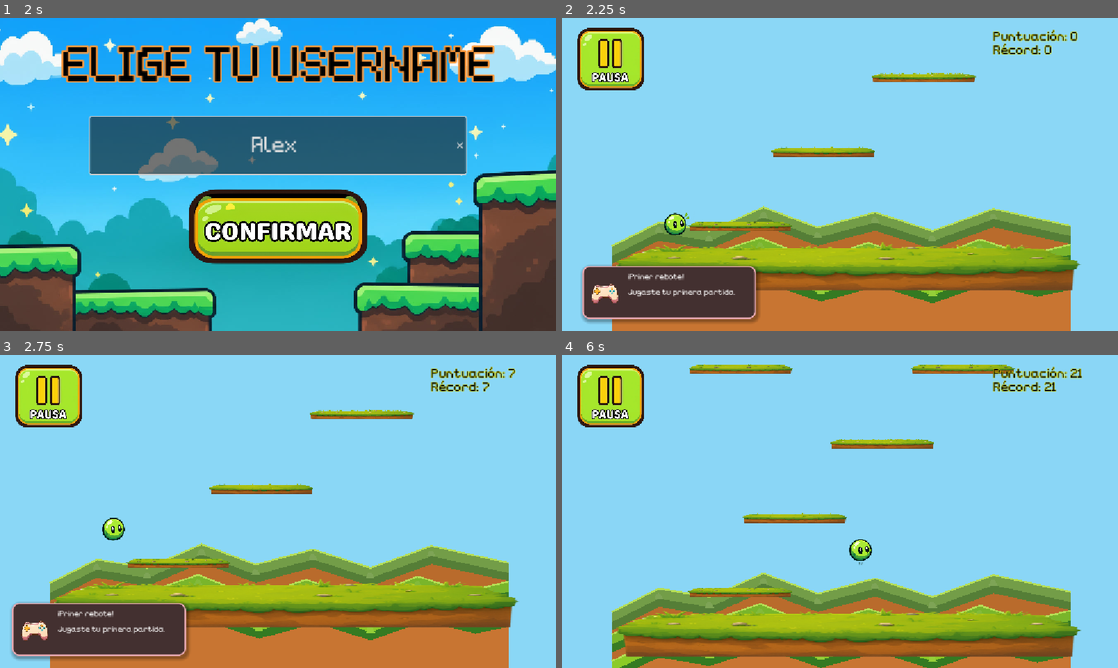
Above: before the commit, frames 1-4 (two rows, left to right).
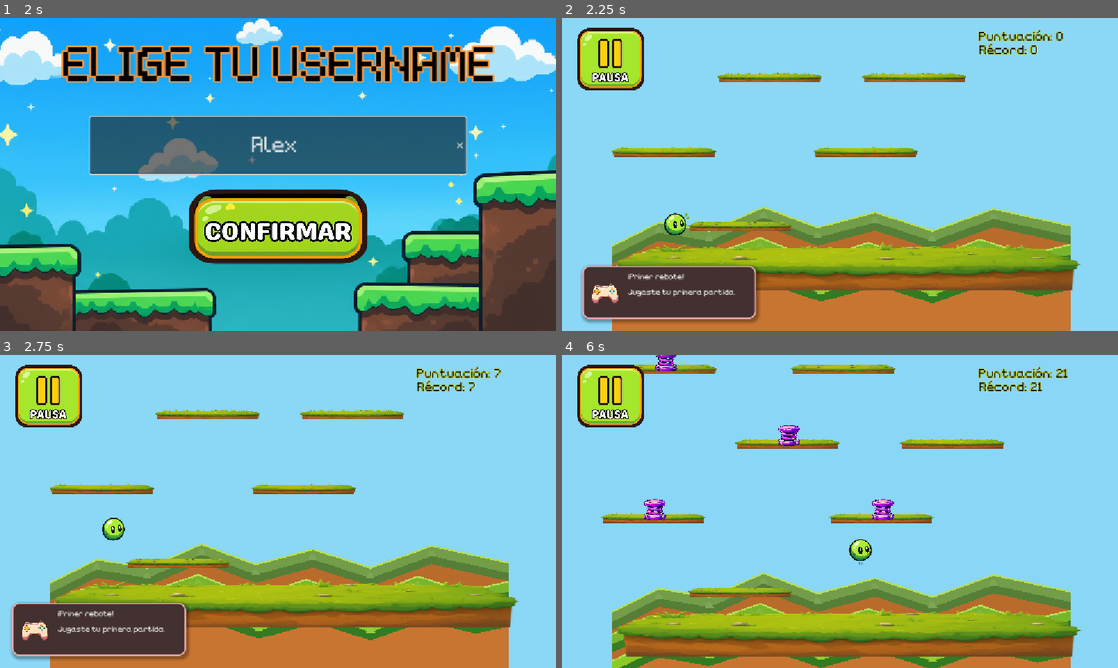
Above: after the commit, the same moments.

Repository: Miranda-511/Bounce-Up-
Game: Godot game, scene res://escenas/menu.tscn
The game is run twice, just before and just after one commit, with the same random seed, the same clock (stepped at 60 frames per second) and the same inputs.
Inputs (mouse positions are in pixels of both pictures, inside the frame that each line leads up to):
- Up to frame 1 (2 s): click (278, 187) at 0.5 s; click (278, 146) at 1.27 s; type "Alex" at 1.35 s
- Up to frame 2 (2.25 s): click (840, 227) at 2 s
- Up to frame 3 (2.75 s): no input
- Up to frame 4 (6 s): click (612, 395) at 2.75 s; click (684, 395) at 3.5 s; click (840, 524) at 4.25 s; hold Right (ui_right) from 5.03 s (still down)

Frame 1 is identical in both runs. In frame 2, 2.5% of the frame differs, in the area x 9-93%, y 3-45%; in frame 3, 2.5%; in frame 4, 5.8%, in the area x 7-94%, y 0-54%.

Commit message:
cambio de proporciones con main corregido y otros cambios

Diff:
--- a/escenas/alien.tscn
+++ b/escenas/alien.tscn
@@ -7,14 +7,14 @@
 radius = 95.566734
 
 [node name="Alien" type="Area2D" unique_id=387026917]
-position = Vector2(572, 334)
 scale = Vector2(0.52999663, 0.5476038)
 script = ExtResource("1_ryjbn")
 
 [node name="Sprite2D" type="Sprite2D" parent="." unique_id=1175185483]
-position = Vector2(0, -1)
+position = Vector2(334.8839, 604.09894)
 scale = Vector2(0.65635854, 0.63794386)
 texture = ExtResource("1_hl1ab")
 
 [node name="CollisionShape2D" type="CollisionShape2D" parent="." unique_id=1679191459]
+position = Vector2(334.88397, 604.0987)
 shape = SubResource("CircleShape2D_5txut")
--- a/escenas/gameover.tscn
+++ b/escenas/gameover.tscn
@@ -126,9 +126,9 @@
 anchors_preset = -1
 anchor_left = 0.5
 anchor_right = 0.5
-offset_left = -304.0
+offset_left = -250.0
 offset_top = 369.5894
-offset_right = 304.0
+offset_right = 250.0
 offset_bottom = 446.37952
 text = "Récord: 0"
 label_settings = SubResource("LabelSettings_ewdes")
--- a/escenas/main.tscn
+++ b/escenas/main.tscn
@@ -39,38 +39,35 @@
 [node name="CanvasLayer" type="CanvasLayer" parent="." unique_id=1286689389]
 
 [node name="ScoreLabel" type="Label" parent="CanvasLayer" unique_id=1491639338]
-offset_left = 893.0
+anchors_preset = -1
+anchor_left = 1.0
+anchor_right = 1.0
+offset_left = -289.0
 offset_top = 25.0
-offset_right = 1082.0
+offset_right = -100.0
 offset_bottom = 53.0
+grow_horizontal = 0
 text = "Puntuación: 0"
 label_settings = SubResource("LabelSettings_kkt6c")
-metadata/_edit_use_anchors_ = true
 
 [node name="BestScoreLabel" type="Label" parent="CanvasLayer" unique_id=477997808]
 anchors_preset = -1
-anchor_left = -0.0026041667
-anchor_right = -0.0026041667
-offset_left = 896.0
+anchor_left = 1.0
+anchor_right = 1.0
+offset_left = -288.0
 offset_top = 53.0
-offset_right = 1085.0
+offset_right = -99.0
 offset_bottom = 81.0
+grow_horizontal = 0
 text = "Récord: 0"
 label_settings = SubResource("LabelSettings_kkt6c")
 metadata/_edit_use_anchors_ = true
 
 [node name="PauseButton" type="TextureButton" parent="CanvasLayer" unique_id=1082336560]
-anchors_preset = -1
-anchor_left = 0.37
-anchor_top = 0.29500002
-anchor_right = 0.37
-anchor_bottom = 0.29500002
-offset_left = -396.24
-offset_top = -171.16
-offset_right = 153.76001
-offset_bottom = 328.84
-grow_horizontal = 2
-grow_vertical = 2
+offset_left = 30.0
+offset_top = 20.0
+offset_right = 580.0
+offset_bottom = 520.0
 scale = Vector2(0.25764436, 0.26054606)
 toggle_mode = true
 keep_pressed_outside = true
@@ -79,7 +76,6 @@
 ignore_texture_size = true
 stretch_mode = 0
 script = ExtResource("7_lyxkq")
-metadata/_edit_use_anchors_ = true
 
 [node name="HomeButton" type="TextureButton" parent="CanvasLayer" unique_id=579634377]
 process_mode = 3
--- a/scripts/alien.gd
+++ b/scripts/alien.gd
@@ -1,30 +1,69 @@
-
 extends Area2D
 
-const SPEED = 300
+const SPEED = 300.0
+const SCREEN_MARGIN = 120.0
 
 var direction := 1.0
+var fixed_y := 0.0
 
 
 func _ready():
 
 	body_entered.connect(_on_body_entered)
 
+	# Guardar la altura original del alien.
+	# El movimiento del alien solamente será horizontal.
+	fixed_y = global_position.y
+
+	# Dirección aleatoria.
 	if randf() < 0.5:
 		direction = -1.0
 
 
 func _process(delta):
 
-	position.x += SPEED * direction * delta
+	# =====================================================
+	# MOVIMIENTO HORIZONTAL
+	# =====================================================
 
-	var screen_width = get_viewport_rect().size.x
+	global_position.x += SPEED * direction * delta
 
-	if global_position.x < -100:
-		global_position.x = screen_width + 100
+	# Mantener SIEMPRE la misma altura.
+	global_position.y = fixed_y
 
-	elif global_position.x > screen_width + 100:
-		global_position.x = -100
+	# =====================================================
+	# OBTENER CÁMARA
+	# =====================================================
+
+	var camera := get_viewport().get_camera_2d()
+
+	if camera == null:
+		return
+
+	# =====================================================
+	# LÍMITES HORIZONTALES REALES
+	# =====================================================
+
+	var viewport_size := get_viewport_rect().size
+
+	var world_width := viewport_size.x / camera.zoom.x
+
+	var camera_center_x := camera.global_position.x
+
+	var left_edge := camera_center_x - world_width * 0.5
+	var right_edge := camera_center_x + world_width * 0.5
+
+	# =====================================================
+	# REAPARECER POR EL OTRO LADO
+	# =====================================================
+
+	if global_position.x < left_edge - SCREEN_MARGIN:
+
+		global_position.x = right_edge + SCREEN_MARGIN
+
+	elif global_position.x > right_edge + SCREEN_MARGIN:
+
+		global_position.x = left_edge - SCREEN_MARGIN
 
 
 func _on_body_entered(body):
@@ -32,12 +71,18 @@
 	if body.name != "player":
 		return
 
+	# =====================================================
 	# COMPROBAR INMUNIDAD
+	# =====================================================
+
 	if body.has_method("is_immune_from_aliens"):
 
 		if body.is_immune_from_aliens():
 			return
 
-	# EL JUGADOR NO ES INMUNE
+	# =====================================================
+	# GAME OVER
+	# =====================================================
+
 	if body.has_method("show_game_over"):
 		body.show_game_over()
--- a/scripts/automaticgenerator.gd
+++ b/scripts/automaticgenerator.gd
@@ -8,17 +8,30 @@
 const ALIEN_SCENE = preload("res://escenas/alien.tscn")
 const SPRING_SCENE = preload("res://escenas/spring.tscn")
 
-# DIFICULTAD
+# DIFICULTAD Y GENERACIÓN
 const VERTICAL_GAP = 220.0
 const MIN_HORIZONTAL_STEP = 140.0
 const MAX_HORIZONTAL_STEP = 420.0
 const GENERATE_AHEAD = 900.0
 
-# BIFURCACIONES
-const BRANCH_CHANCE = 0.35
-const MIN_BRANCH_DISTANCE = 550.0
-const MAX_BRANCH_DISTANCE = 750.0
-const BRANCH_SEARCH_ATTEMPTS = 1000
+# GENERACIÓN DE RUTAS
+const MIN_PLATFORM_SEPARATION = 310.0
+const THREE_PLATFORM_CHANCE = 0.25
+const GENERATION_ATTEMPTS = 150
+
+# SEPARACIÓN DE PLATAFORMAS MÓVILES
+const MOVING_DISTANCE = 180.0
+const MOVING_SAFE_MARGIN = 70.0
+
+# TIPOS DE PLATAFORMAS
+const TYPE_NORMAL = 0
+const TYPE_MOVING = 1
+const TYPE_DISAPPEARING = 2
+const TYPE_ROCK = 3
+
+# PROGRESIÓN DE AMBIENTACIÓN
+const NORMAL_ONLY_HEIGHT = 1760.0
+const SPACE_START_HEIGHT = 20000.0
 
 # PLATAFORMA
 const PLATFORM_CENTER_X = 932.125
@@ -30,12 +43,6 @@
 const FIRST_PLATFORM_ABOVE_FLOOR = 110.0
 const FIRST_PLATFORM_HORIZONTAL_OFFSET = 200.0
 
-# ALTURAS
-const MOVING_START_HEIGHT = 5000.0
-const DISAPPEARING_START_HEIGHT = 10000.0
-const ADVANCED_START_HEIGHT = 15000.0
-const ROCK_START_HEIGHT = 20000.0
-
 # ALIENS
 const ALIEN_START_HEIGHT = 20000.0
 const ALIEN_VERTICAL_GAP = 810.0
@@ -45,14 +52,18 @@
 const SPRING_OFFSET_Y = -35.0
 
 @onready var main: Node2D = get_parent()
+@onready var camera: Camera2D = $"../Camera2D"
 
 var player: CharacterBody2D
+
 var start_y: float
 var next_platform_y: float
-var last_center_x: float
-var last_branch_x: float = -1.0
 var next_alien_y: float
 
+# POSICIONES DEL NIVEL ANTERIOR
+var previous_level_positions: Array[float] = []
+
+# HISTORIAL DE POSICIONES
 var recent_positions: Array[float] = []
 
 
@@ -70,19 +81,25 @@
 
 	start_y = player.global_position.y
 
-	var screen_width = get_viewport_rect().size.x
-
-	last_center_x = clamp(
+	var screen_left = get_visible_world_left()
+	var screen_right = get_visible_world_right()
+
+	var min_x = screen_left + PLATFORM_HALF_WIDTH
+	var max_x = screen_right - PLATFORM_HALF_WIDTH
+
+	# PRIMERA PLATAFORMA
+	var first_x = clamp(
 		player.global_position.x + 104.6 + FIRST_PLATFORM_HORIZONTAL_OFFSET,
-		PLATFORM_HALF_WIDTH,
-		screen_width - PLATFORM_HALF_WIDTH
+		min_x,
+		max_x
 	)
 
-	recent_positions.append(last_center_x)
+	previous_level_positions.append(first_x)
+	recent_positions.append(first_x)
 
 	next_platform_y = FLOOR_TOP_Y - FIRST_PLATFORM_ABOVE_FLOOR
 
-	spawn_platform(last_center_x)
+	spawn_platform(first_x, TYPE_NORMAL)
 
 	next_platform_y -= VERTICAL_GAP
 
@@ -99,69 +116,171 @@
 	generate_ahead()
 
 
+# =========================================================
+# LÍMITES VISIBLES DEL MUNDO
+# =========================================================
+
+func get_visible_world_width() -> float:
+
+	var viewport_width := get_viewport_rect().size.x
+	var zoom_x := camera.zoom.x
+
+	return viewport_width / zoom_x
+
+
+func get_visible_world_left() -> float:
+
+	var half_width := get_visible_world_width() * 0.5
+
+	return camera.get_screen_center_position().x - half_width
+
+
+func get_visible_world_right() -> float:
+
+	var half_width := get_visible_world_width() * 0.5
+
+	return camera.get_screen_center_position().x + half_width
+
+
+# =========================================================
+# GENERACIÓN
+# =========================================================
+
 func generate_ahead():
 
 	while next_platform_y > player.global_position.y - GENERATE_AHEAD:
-		create_platform()
+		create_platform_level()
 
 	while next_alien_y > player.global_position.y - GENERATE_AHEAD:
 		create_alien()
 		next_alien_y -= ALIEN_VERTICAL_GAP
 
 
-func spawn_platform(center_x: float):
-
-	var height = start_y - next_platform_y
+# =========================================================
+# ELEGIR TIPO DE PLATAFORMA
+# =========================================================
+
+func choose_platform_type(height: float) -> int:
+
+	# ESPACIO: SOLAMENTE PLATAFORMAS ROCOSAS.
+	# NO ES UN CAMBIO DE DIFICULTAD, SINO DE AMBIENTACIÓN.
+	if height >= SPACE_START_HEIGHT:
+		return TYPE_ROCK
+
+	# INICIO: SOLO PLATAFORMAS NORMALES.
+	if height < NORMAL_ONLY_HEIGHT:
+		return TYPE_NORMAL
+
+	# TIERRA: MEZCLA CONSTANTE DE PLATAFORMAS.
+	var roll = randf()
+
+	if roll < 0.45:
+		return TYPE_NORMAL
+
+	elif roll < 0.70:
+		return TYPE_MOVING
+
+	else:
+		return TYPE_DISAPPEARING
+
+
+# =========================================================
+# SEPARACIÓN NECESARIA ENTRE PLATAFORMAS
+# =========================================================
+
+func get_required_separation(type_a: int, type_b: int) -> float:
+
+	var separation = MIN_PLATFORM_SEPARATION
+
+	var moving_count = 0
+
+	if type_a == TYPE_MOVING:
+		moving_count += 1
+
+	if type_b == TYPE_MOVING:
+		moving_count += 1
+
+	if moving_count > 0:
+
+		separation = (
+			PLATFORM_HALF_WIDTH * 2.0
+			+ MOVING_SAFE_MARGIN
+			+ MOVING_DISTANCE * moving_count
+		)
+
+	return separation
+
+
+# =========================================================
+# COMPROBAR SI UNA POSICIÓN ES VÁLIDA
+# =========================================================
+
+func is_position_valid(
+	candidate: float,
+	platform_type: int,
+	previous_positions: Array[float],
+	current_platforms: Array[Dictionary]
+) -> bool:
+
+	# DEBE SER ALCANZABLE DESDE ALGUNA
+	# PLATAFORMA DEL NIVEL ANTERIOR.
+	var reachable = false
+
+	for previous_x in previous_positions:
+
+		var distance = abs(candidate - previous_x)
+
+		if distance >= MIN_HORIZONTAL_STEP and distance <= MAX_HORIZONTAL_STEP:
+			reachable = true
+			break
+
+	if not reachable:
+		return false
+
+	# EVITAR QUE SE ENCIME CON OTRAS
+	# PLATAFORMAS DEL MISMO NIVEL.
+	for existing in current_platforms:
+
+		var existing_x: float = existing["x"]
+		var existing_type: int = existing["type"]
+
+		var required = get_required_separation(
+			platform_type,
+			existing_type
+		)
+
+		if abs(candidate - existing_x) < required:
+			return false
+
+	return true
+
+
+# =========================================================
+# CREAR UNA PLATAFORMA
+# =========================================================
+
+func spawn_platform(center_x: float, platform_type: int):
 
 	var new_platform
 	var can_have_spring = false
 
-	# 20,000+ → PLATAFORMAS ROCOSAS
-	if height >= ROCK_START_HEIGHT:
-
-		new_platform = ROCK_PLATFORM_SCENE.instantiate()
-		can_have_spring = true
-
-	# 15,000–20,000 → MÓVILES Y DESAPARECEDORAS
-	elif height >= ADVANCED_START_HEIGHT:
-
-		var roll = randf()
-
-		if roll < 0.45:
-			new_platform = DISAPPEARING_PLATFORM_SCENE.instantiate()
-		else:
-			new_platform = MOVING_PLATFORM_SCENE.instantiate()
-
-	# 10,000–15,000 → NORMALES, MÓVILES Y DESAPARECEDORAS
-	elif height >= DISAPPEARING_START_HEIGHT:
-
-		var roll = randf()
-
-		if roll < 0.25:
-			new_platform = DISAPPEARING_PLATFORM_SCENE.instantiate()
-
-		elif roll < 0.60:
-			new_platform = MOVING_PLATFORM_SCENE.instantiate()
-
-		else:
+	match platform_type:
+
+		TYPE_NORMAL:
 			new_platform = PLATFORM_SCENE.instantiate()
 			can_have_spring = true
 
-	# 5,000–10,000 → NORMALES Y MÓVILES
-	elif height >= MOVING_START_HEIGHT:
-
-		if randf() < 0.25:
+		TYPE_MOVING:
 			new_platform = MOVING_PLATFORM_SCENE.instantiate()
-		else:
-			new_platform = PLATFORM_SCENE.instantiate()
+
+		TYPE_DISAPPEARING:
+			new_platform = DISAPPEARING_PLATFORM_SCENE.instantiate()
+
+		TYPE_ROCK:
+			new_platform = ROCK_PLATFORM_SCENE.instantiate()
 			can_have_spring = true
 
-	# 0–5,000 → SOLO NORMALES
-	else:
-
-		new_platform = PLATFORM_SCENE.instantiate()
-		can_have_spring = true
-
+	# POSICIONAR LA PLATAFORMA
 	new_platform.position = Vector2(
 		center_x - PLATFORM_CENTER_X,
 		next_platform_y - PLATFORM_TOP_OFFSET_Y
@@ -182,125 +301,128 @@
 		main.add_child.call_deferred(spring)
 
 
-func create_platform():
-
-	var screen_width = get_viewport_rect().size.x
-
-	var min_x = PLATFORM_HALF_WIDTH
-	var max_x = screen_width - PLATFORM_HALF_WIDTH
-
-	var possible_positions: Array[float] = []
-
-	# BUSCAR LA SIGUIENTE PLATAFORMA PRINCIPAL.
-	for attempt in range(100):
-
-		var candidate = randf_range(min_x, max_x)
-
-		var distance_main = abs(candidate - last_center_x)
-
-		if distance_main < MIN_HORIZONTAL_STEP:
-			continue
-
-		if distance_main > MAX_HORIZONTAL_STEP:
-			continue
-
-		if last_branch_x >= 0.0:
-
-			var distance_branch = abs(candidate - last_branch_x)
-
-			if distance_branch < MIN_HORIZONTAL_STEP:
+# =========================================================
+# CREAR UN NIVEL CON VARIAS RUTAS
+# =========================================================
+
+func create_platform_level():
+
+	var screen_left = get_visible_world_left()
+	var screen_right = get_visible_world_right()
+
+	var min_x = screen_left + PLATFORM_HALF_WIDTH
+	var max_x = screen_right - PLATFORM_HALF_WIDTH
+
+	var current_level_platforms: Array[Dictionary] = []
+	var current_level_positions: Array[float] = []
+
+	# NORMALMENTE 2 PLATAFORMAS.
+	# OCASIONALMENTE 3.
+	var platform_count = 2
+
+	if randf() < THREE_PLATFORM_CHANCE:
+		platform_count = 3
+
+	var height = start_y - next_platform_y
+
+	# GENERAR LAS PLATAFORMAS DEL NIVEL.
+	for platform_index in range(platform_count):
+
+		var platform_type = choose_platform_type(height)
+
+		var possible_positions: Array[float] = []
+
+		for attempt in range(GENERATION_ATTEMPTS):
+
+			var candidate = randf_range(min_x, max_x)
+
+			if not is_position_valid(
+				candidate,
+				platform_type,
+				previous_level_positions,
+				current_level_platforms
+			):
 				continue
 
-			if distance_branch > MAX_HORIZONTAL_STEP:
+			# EVITAR REPETIR DEMASIADO LAS MISMAS
+			# POSICIONES HORIZONTALES.
+			var repetitive = false
+
+			for recent_x in recent_positions:
+
+				if abs(candidate - recent_x) < 75.0:
+					repetitive = true
+					break
+
+			if repetitive and randf() < 0.75:
 				continue
 
-		possible_positions.append(candidate)
-
-	var new_x = last_center_x
-
-	if possible_positions.size() > 0:
-
-		new_x = possible_positions[
-			randi_range(0, possible_positions.size() - 1)
-		]
-
-	elif last_branch_x >= 0.0:
-
-		new_x = (last_center_x + last_branch_x) / 2.0
-
-	else:
-
-		var direction = -1.0 if randf() < 0.5 else 1.0
-
-		new_x = clamp(
-			last_center_x + direction * randf_range(180.0, 300.0),
-			min_x,
-			max_x
-		)
-
-	spawn_platform(new_x)
-
-	recent_positions.append(new_x)
-
-	if recent_positions.size() > 3:
-		recent_positions.pop_front()
-
-	last_branch_x = -1.0
-
-	# GENERAR SEGUNDA RUTA.
-	if randf() < BRANCH_CHANCE:
-
-		var branch_positions: Array[float] = []
-
-		for attempt in range(BRANCH_SEARCH_ATTEMPTS):
-
-			var branch_x = randf_range(min_x, max_x)
-
-			# SEPARACIÓN ENTRE LAS DOS PLATAFORMAS.
-			var distance_from_main = abs(branch_x - new_x)
-
-			if distance_from_main < MIN_BRANCH_DISTANCE:
-				continue
-
-			if distance_from_main > MAX_BRANCH_DISTANCE:
-				continue
-
-			# LA RAMA DEBE SER ALCANZABLE DESDE LA PLATAFORMA ANTERIOR.
-			var distance_from_previous = abs(branch_x - last_center_x)
-
-			if distance_from_previous < MIN_HORIZONTAL_STEP:
-				continue
-
-			if distance_from_previous > MAX_HORIZONTAL_STEP:
-				continue
-
-			branch_positions.append(branch_x)
-
-		if branch_positions.size() > 0:
-
-			last_branch_x = branch_positions[
-				randi_range(0, branch_positions.size() - 1)
+			possible_positions.append(candidate)
+
+		# ELEGIR UNA POSICIÓN VÁLIDA.
+		if possible_positions.size() > 0:
+
+			var chosen_x = possible_positions[
+				randi_range(0, possible_positions.size() - 1)
 			]
 
-			spawn_platform(last_branch_x)
-
-			print(
-				"¡Bifurcación generada! Separación: ",
-				round(abs(last_branch_x - new_x)),
-                " px"
-			)
-
-	last_center_x = new_x
+			var platform_data = {
+				"x": chosen_x,
+				"type": platform_type
+			}
+
+			current_level_platforms.append(platform_data)
+			current_level_positions.append(chosen_x)
+
+			spawn_platform(chosen_x, platform_type)
+
+			recent_positions.append(chosen_x)
+
+			if recent_positions.size() > 8:
+				recent_positions.pop_front()
+
+	# SI NO SE GENERÓ NINGUNA PLATAFORMA,
+	# INTENTAR CREAR UNA NORMAL DE RESPALDO.
+	if current_level_positions.is_empty():
+
+		for attempt in range(GENERATION_ATTEMPTS):
+
+			var candidate = randf_range(min_x, max_x)
+
+			if is_position_valid(
+				candidate,
+				TYPE_NORMAL,
+				previous_level_positions,
+				current_level_platforms
+			):
+
+				current_level_positions.append(candidate)
+
+				spawn_platform(candidate, TYPE_NORMAL)
+
+				recent_positions.append(candidate)
+
+				break
+
+	# GUARDAR LAS POSICIONES DEL NIVEL ACTUAL
+	# PARA CONECTARLAS CON EL SIGUIENTE.
+	if not current_level_positions.is_empty():
+		previous_level_positions = current_level_positions.duplicate()
 
 	next_platform_y -= VERTICAL_GAP
 
 
+# =========================================================
+# ALIENS
+# =========================================================
+
 func create_alien():
 
-	var screen_width = get_viewport_rect().size.x
-
-	var min_x = 100.0
-	var max_x = screen_width - 100.0
+	var screen_left = get_visible_world_left()
+	var screen_right = get_visible_world_right()
+
+	var min_x = screen_left + 100.0
+	var max_x = screen_right - 100.0
 
 	var alien_x = randf_range(min_x, max_x)
 
--- a/scripts/mov.gd
+++ b/scripts/mov.gd
@@ -3,8 +3,10 @@
 
 const SPEED = 575.0
 const JUMP_VELOCITY = -750.0
-const SPRING_VELOCITY = -1250.0
+const SPRING_VELOCITY = -3500.0
 const SPRING_IMMUNITY_DURATION = 2.0
+
+# MARGEN EXTRA PARA EL TELETRANSPORTE LATERAL
 const WRAP_MARGIN = 30.0
 
 const CAMERA_SPEED = 0.65
@@ -52,6 +54,7 @@
 
 
 func _check_first_game():
+
 	if PlayerData.games_played == 0:
 		PlayerData.unlock_achievement("first_game")
 
@@ -114,13 +117,23 @@
 	# ANIMACIÓN
 	update_animation()
 
-	# SCREEN WRAPPING
-	var screen_width = get_viewport_rect().size.x
-
-	if global_position.x < -WRAP_MARGIN:
-		global_position.x = screen_width + WRAP_MARGIN
-	elif global_position.x > screen_width + WRAP_MARGIN:
-		global_position.x = -WRAP_MARGIN
+	# TELETRANSPORTE LATERAL
+	var viewport_size := get_viewport_rect().size
+	var camera_zoom := camera.zoom
+
+	var visible_world_width := viewport_size.x / camera_zoom.x
+	var half_visible_width := visible_world_width * 0.5
+
+	var screen_center_x := camera.get_screen_center_position().x
+
+	var screen_left := screen_center_x - half_visible_width
+	var screen_right := screen_center_x + half_visible_width
+
+	if global_position.x < screen_left - WRAP_MARGIN:
+		global_position.x = screen_right + WRAP_MARGIN
+
+	elif global_position.x > screen_right + WRAP_MARGIN:
+		global_position.x = screen_left - WRAP_MARGIN
 
 	# CÁMARA
 	if global_position.y < camera.global_position.y - CAMERA_TRIGGER:
@@ -154,18 +167,23 @@
 
 	# RÉCORD
 	if current_score > best_score:
+
 		best_score = current_score
 		best_score_label.text = "Récord: " + str(best_score)
 		save_best_score()
 
 	# DETECTAR CAÍDA
-	var screen_bottom = camera.get_screen_center_position().y + 324.0
+	var visible_world_height := viewport_size.y / camera_zoom.y
+	var half_visible_height := visible_world_height * 0.5
+
+	var screen_bottom := camera.get_screen_center_position().y + half_visible_height
 
 	if sprite.global_position.y > screen_bottom + DEATH_MARGIN:
 		show_game_over()
 
 
 func is_immune_from_aliens() -> bool:
+
 	return spring_immunity_timer > 0.0
 
 
